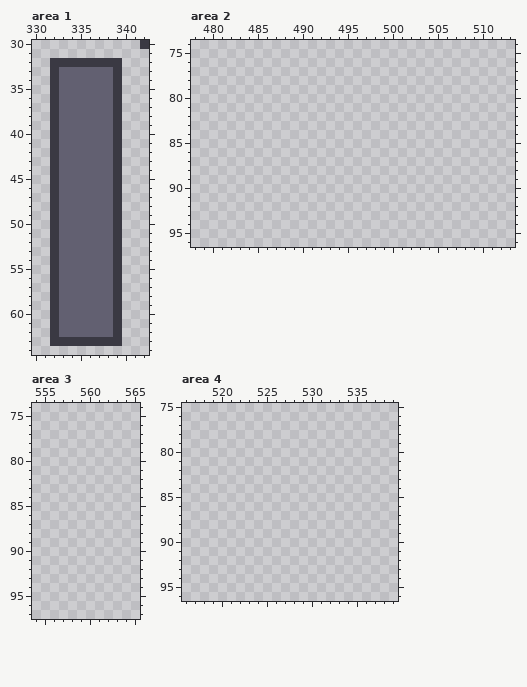
Pixel-art file -- assets/art/prototype/prototype.aseprite. That is the earlier state.
608x384 pixels, 1 frame. Shown: area 1: x 330..342, y 30..64; area 2: x 478..513, y 74..96; area 3: x 554..565, y 74..97; area 4: x 516..539, y 75..96. The commit also changed other parts of the picture, which this record leaves out.
New version:
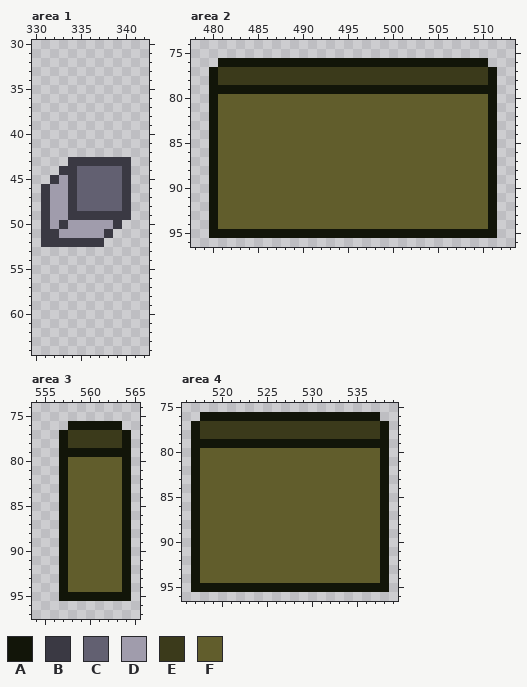
Palette (. is transparent): A #121509  B #3a3943  C #626071  D #a09cac  E #3b3a1b  F #615d2c
Change:
Changed rows in their new state; - is an unchanged pixel.
Area 1:
first column x 331:
30 -----------.
32 -........---
33 -........---
34 -........---
35 -........---
36 -........---
37 -........---
38 -........---
39 -........---
40 -........---
41 -........---
42 -........---
43 -..BBBBB-B--
44 -.BB----CB--
45 --DB----CB--
46 BDDB----CB--
47 BDDB----CB--
48 BDDB----CB--
49 BDDBBBBB-B--
50 BDBDDDDD----
51 B-DDDDDB.---
52 B-BBBBB..---
53 -........---
54 -........---
55 -........---
56 -........---
57 -........---
58 -........---
59 -........---
60 -........---
61 -........---
62 -........---
63 -........---
Area 2:
first column x 480:
76 -AAAAAAAAAAAAAAAAAAAAAAAAAAAAAA-
77 AEEEEEEEEEEEEEEEEEEEEEEEEEEEEEEA
78 AEEEEEEEEEEEEEEEEEEEEEEEEEEEEEEA
79 AAAAAAAAAAAAAAAAAAAAAAAAAAAAAAAA
80 AFFFFFFFFFFFFFFFFFFFFFFFFFFFFFFA
81 AFFFFFFFFFFFFFFFFFFFFFFFFFFFFFFA
82 AFFFFFFFFFFFFFFFFFFFFFFFFFFFFFFA
83 AFFFFFFFFFFFFFFFFFFFFFFFFFFFFFFA
84 AFFFFFFFFFFFFFFFFFFFFFFFFFFFFFFA
85 AFFFFFFFFFFFFFFFFFFFFFFFFFFFFFFA
86 AFFFFFFFFFFFFFFFFFFFFFFFFFFFFFFA
87 AFFFFFFFFFFFFFFFFFFFFFFFFFFFFFFA
88 AFFFFFFFFFFFFFFFFFFFFFFFFFFFFFFA
89 AFFFFFFFFFFFFFFFFFFFFFFFFFFFFFFA
90 AFFFFFFFFFFFFFFFFFFFFFFFFFFFFFFA
91 AFFFFFFFFFFFFFFFFFFFFFFFFFFFFFFA
92 AFFFFFFFFFFFFFFFFFFFFFFFFFFFFFFA
93 AFFFFFFFFFFFFFFFFFFFFFFFFFFFFFFA
94 AFFFFFFFFFFFFFFFFFFFFFFFFFFFFFFA
95 AAAAAAAAAAAAAAAAAAAAAAAAAAAAAAAA
Area 3:
first column x 557:
76 -AAAAAA-
77 AEEEEEEA
78 AEEEEEEA
79 AAAAAAAA
80 AFFFFFFA
81 AFFFFFFA
82 AFFFFFFA
83 AFFFFFFA
84 AFFFFFFA
85 AFFFFFFA
86 AFFFFFFA
87 AFFFFFFA
88 AFFFFFFA
89 AFFFFFFA
90 AFFFFFFA
91 AFFFFFFA
92 AFFFFFFA
93 AFFFFFFA
94 AFFFFFFA
95 AAAAAAAA
Area 4:
first column x 517:
76 -AAAAAAAAAAAAAAAAAAAA-
77 AEEEEEEEEEEEEEEEEEEEEA
78 AEEEEEEEEEEEEEEEEEEEEA
79 AAAAAAAAAAAAAAAAAAAAAA
80 AFFFFFFFFFFFFFFFFFFFFA
81 AFFFFFFFFFFFFFFFFFFFFA
82 AFFFFFFFFFFFFFFFFFFFFA
83 AFFFFFFFFFFFFFFFFFFFFA
84 AFFFFFFFFFFFFFFFFFFFFA
85 AFFFFFFFFFFFFFFFFFFFFA
86 AFFFFFFFFFFFFFFFFFFFFA
87 AFFFFFFFFFFFFFFFFFFFFA
88 AFFFFFFFFFFFFFFFFFFFFA
89 AFFFFFFFFFFFFFFFFFFFFA
90 AFFFFFFFFFFFFFFFFFFFFA
91 AFFFFFFFFFFFFFFFFFFFFA
92 AFFFFFFFFFFFFFFFFFFFFA
93 AFFFFFFFFFFFFFFFFFFFFA
94 AFFFFFFFFFFFFFFFFFFFFA
95 AAAAAAAAAAAAAAAAAAAAAA
